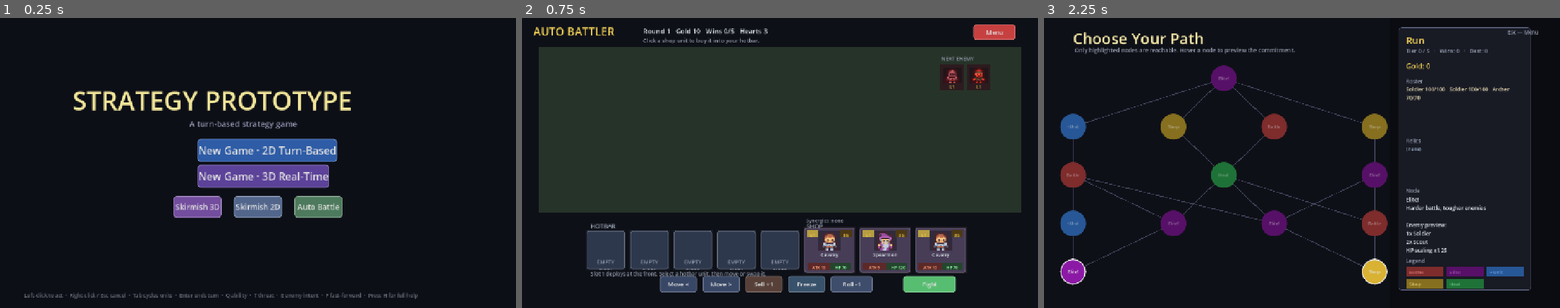
Above: before the commit, frames 1-3 (left to right).
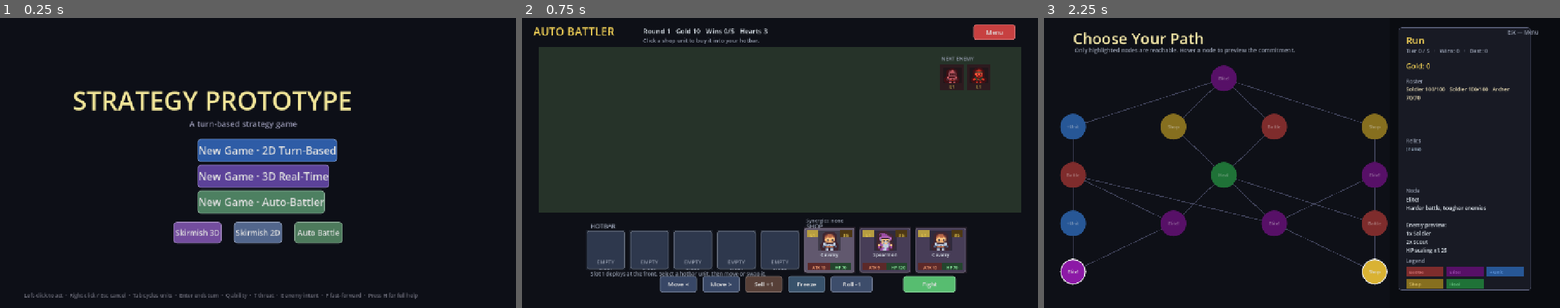
Above: after the commit, the same moments.

Repository: kabuumu/strategy-prototype
Game: Godot game, scene res://src/title/title.tscn
The game is run twice, just before and just after one commit, with the same random seed, the same clock (stepped at 60 frames per second) and the same inputs.
Inputs:
- Up to frame 1 (0.25 s): no input
- Up to frame 2 (0.75 s): click "Auto Battle" at 0.5 s
- Up to frame 3 (2.25 s): click "Menu" at 1.25 s; click "New Game · 2D Turn-Based" at 2 s

The runs differ from the first frame. In frame 1, 4.9% of the frame differs, in the area x 33-67%, y 59-78%; in frame 2, 0.8%; in frame 3, nothing differs.

Commit message:
Auto-battler as a third campaign battle mode ("auto")
New Game now offers an Auto-Battler campaign alongside 2D and 3D. Campaign
battles in this mode are auto-resolved by the auto-battler engine: your roster
deploys as regiments against the tier's enemy host, the fight plays out, and
the result reports back to GameManager just like the 2D/3D modes.

- title: "New Game · Auto-Battler" button -> battle_mode "auto".
- level_select: routes a battle node to autobattler.tscn (pending_autobattle)
  via a match on battle_mode.
- GameManager: pending_autobattle flag; battle_mode doc updated.
- autobattler.gd: campaign branch that skips the shop/hearts roguelite loop —
  _start_campaign_fight() builds player cards from the roster (advanced recruits
  and bosses fight as higher-level cards via CAMPAIGN_CARD_MAP/LEVEL) and enemy
  cards from get_battle_enemy_roster scaled by the HP multiplier; _check_fight_end
  defers to _conclude_campaign(), which writes survivors back (permadeath),
  awards gold + an elite relic, saves the run, and shows a Continue/To-Title
  result. The standalone auto-battler is unchanged.

Validated headless end-to-end: spawn (roster vs tier host), a loss (clear_run,
no gold) and a win (survivors carried, +50 gold, elite relic, run saved).

Co-Authored-By: Claude Opus 4.8 <noreply@anthropic.com>

Diff:
--- a/src/autobattler/autobattler.gd
+++ b/src/autobattler/autobattler.gd
@@ -103,8 +103,33 @@
 var _feedback: Array = []
 var _last_recap: Dictionary = {}
 
+# --- Campaign integration (battle_mode "auto") -----------------------------
+# Launched from the campaign map, the auto-battler runs a SINGLE fight — the
+# player's roster vs the tier's enemy roster — then reports the result back to
+# GameManager and returns to the map, mirroring the 2D/3D battle contract.
+# Campaign unit types are mapped onto the four auto-battler archetypes; the
+# advanced recruits / bosses fight as higher-level (stronger) cards.
+const CAMPAIGN_CARD_MAP: Dictionary = {
+	"soldier": "soldier", "archer": "archer", "scout": "scout", "healer": "healer",
+	"knight": "soldier", "guardian": "healer", "mage": "archer",
+	"warlord": "soldier", "pyromancer": "archer", "juggernaut": "healer",
+}
+const CAMPAIGN_CARD_LEVEL: Dictionary = {
+	"knight": 2, "guardian": 2, "mage": 2,
+	"warlord": 3, "pyromancer": 3, "juggernaut": 3,
+}
+var _campaign: bool = false
+var _campaign_lost: bool = false
+var _campaign_relic: String = ""
+var _campaign_gold: int = 0
+
 func _ready() -> void:
 	_rng.randomize()
+	if GameManager.pending_autobattle:
+		GameManager.pending_autobattle = false
+		_campaign = true
+		_start_campaign_fight()
+		return
 	for _i in range(TEAM_SIZE):
 		team.append({})
 	_roll_shop(true)
@@ -178,8 +203,14 @@
 	_ui_nodes.clear()
 
 	_add_label("AUTO BATTLER", 28, UITheme.GOLD, Vector2(28.0, 14.0), Vector2(250.0, 36.0))
-	_add_label("Round %d   Gold %d   Wins %d/%d   Hearts %d" % [round_no, gold, wins, MAX_WINS, hearts],
-			17, UITheme.TEXT, Vector2(300.0, 20.0), Vector2(470.0, 26.0))
+	if _campaign:
+		var et: String = "  ·  Elite" if GameManager.pending_battle_elite else ""
+		_add_label("Campaign Battle — Tier %d%s   ·   Your army vs the enemy host" % [
+				GameManager.pending_battle_tier + 1, et],
+				17, UITheme.TEXT, Vector2(300.0, 20.0), Vector2(620.0, 26.0))
+	else:
+		_add_label("Round %d   Gold %d   Wins %d/%d   Hearts %d" % [round_no, gold, wins, MAX_WINS, hearts],
+				17, UITheme.TEXT, Vector2(300.0, 20.0), Vector2(470.0, 26.0))
 	_add_button("Menu", Vector2(1120.0, 16.0), Vector2(104.0, 38.0), UITheme.RED, _on_menu)
 
 	if phase == Phase.SHOP:
@@ -213,7 +244,21 @@
 	elif phase == Phase.RESULT:
 		_add_label(_result_text, 42, UITheme.GOLD, Vector2(360.0, 530.0), Vector2(560.0, 56.0))
 		_add_recap_panel()
-		_add_button("Next Shop", Vector2(560.0, 610.0), Vector2(160.0, 46.0), UITheme.BLUE, _on_next_shop)
+		if _campaign:
+			var msg: String = ""
+			if _campaign_lost:
+				msg = "Your army was wiped out — the run ends here."
+			else:
+				msg = "+%d gold" % _campaign_gold
+				if _campaign_relic != "":
+					msg += "   ·   Relic found: %s" % String(GameManager.RELICS[_campaign_relic]["name"])
+			_add_label(msg, 16, UITheme.TEXT_MUTED, Vector2(360.0, 586.0), Vector2(560.0, 24.0))
+			if _campaign_lost:
+				_add_button("To Title", Vector2(560.0, 620.0), Vector2(160.0, 46.0), UITheme.RED, _on_menu)
+			else:
+				_add_button("Continue", Vector2(560.0, 620.0), Vector2(160.0, 46.0), UITheme.GREEN, _on_campaign_continue)
+		else:
+			_add_button("Next Shop", Vector2(560.0, 610.0), Vector2(160.0, 46.0), UITheme.BLUE, _on_next_shop)
 	elif phase == Phase.REWARD:
 		_add_label("PICK A REWARD", 34, UITheme.GOLD, Vector2(420.0, 505.0), Vector2(440.0, 46.0))
 		_add_recap_panel(Vector2(330.0, 552.0))
@@ -825,6 +870,87 @@
 	_start_abilities_applied = false
 	_speed_scale = 1.0
 
+# ---------------------------------------------------------------------------
+# Campaign single-fight (battle_mode "auto")
+# ---------------------------------------------------------------------------
+func _campaign_card(unit_type: String) -> Dictionary:
+	return {
+		"id": String(CAMPAIGN_CARD_MAP.get(unit_type, "soldier")),
+		"level": int(CAMPAIGN_CARD_LEVEL.get(unit_type, 1)),
+		"xp": 0,
+	}
+
+func _start_campaign_fight() -> void:
+	_clear_units()
+	_unit_state.clear()
+	_feedback.clear()
+	_last_recap.clear()
+	var tier: int = GameManager.pending_battle_tier
+	var elite: bool = GameManager.pending_battle_elite
+	# Player team — one regiment per campaign roster entry (remembered so the
+	# survivors can be written back with permadeath after the fight).
+	var p_cards: Array = []
+	var p_entries: Array = []
+	for entry: Dictionary in GameManager.player_roster:
+		p_cards.append(_campaign_card(String(entry["type"])))
+		p_entries.append(entry)
+	# Enemy team — the tier roster, scaled by the campaign HP multiplier.
+	var e_types: Array = GameManager.get_battle_enemy_roster(tier, elite)
+	var hp_mult: float = GameManager.get_hp_multiplier(tier, elite)
+	var e_cards: Array = []
+	for t in e_types:
+		e_cards.append(_campaign_card(String(t)))
+	var p_counts := _unit_counts(p_cards)
+	var e_counts := _unit_counts(e_cards)
+	var p_pos := _formation_positions(p_cards.size(), 0)
+	for i in range(p_cards.size()):
+		var u := _spawn_unit(p_cards[i], 0, p_pos[i], 1.0, p_counts)
+		_unit_state[u.get_instance_id()]["roster_entry"] = p_entries[i]
+		player_units.append(u)
+	var e_pos := _formation_positions(e_cards.size(), 1)
+	for i in range(e_cards.size()):
+		enemy_units.append(_spawn_unit(e_cards[i], 1, e_pos[i], hp_mult, e_counts))
+	phase = Phase.FIGHT
+	_fight_intro_timer = FIGHT_INTRO_SECONDS
+	_ai_timer = 0.0
+	_start_abilities_applied = false
+	_speed_scale = 1.0
+	_rebuild_ui()
+
+func _conclude_campaign(win: bool) -> void:
+	var tier: int = GameManager.pending_battle_tier
+	var elite: bool = GameManager.pending_battle_elite
+	_campaign_lost = not win
+	_campaign_relic = ""
+	_campaign_gold = 0
+	if win:
+		# Survivors carry forward (permadeath drops the fallen regiments).
+		var survivors: Array[Dictionary] = []
+		for u: RTUnit in player_units:
+			if is_instance_valid(u) and u.is_alive():
+				var st: Dictionary = _unit_state.get(u.get_instance_id(), {})
+				var entry = st.get("roster_entry", null)
+				if entry != null:
+					survivors.append(entry)
+		GameManager.set_roster(survivors)
+		_campaign_gold = GameManager.battle_gold_reward(tier, elite)
+		GameManager.add_gold(_campaign_gold)
+		GameManager.register_battle_won(elite)
+		if elite:
+			_campaign_relic = GameManager.grant_random_relic()
+		GameManager.save_run()
+		_result_text = "VICTORY"
+		Sfx.play("win", -7.0)
+	else:
+		GameManager.clear_run()   # permadeath — the run is over
+		_result_text = "DEFEAT"
+		Sfx.play("lose", -7.0)
+	phase = Phase.RESULT
+	_rebuild_ui()
+
+func _on_campaign_continue() -> void:
+	get_tree().change_scene_to_file("res://src/level_select/level_select.tscn")
+
 func _spawn_unit(card: Dictionary, team_id: int, pos: Vector2, hp_mult: float, synergy_counts: Dictionary = {}) -> RTUnit:
 	var u: RTUnit = RTUnit.new()
 	add_child(u)
@@ -1034,6 +1160,9 @@
 	if p_alive and e_alive:
 		return false
 	_build_recap(p_alive, e_alive)
+	if _campaign:
+		_conclude_campaign(p_alive and not e_alive)
+		return true
 	if p_alive and not e_alive:
 		wins += 1
 		_result_text = "WIN"
--- a/src/level_select/level_select.gd
+++ b/src/level_select/level_select.gd
@@ -387,11 +387,15 @@
 			GameManager.pending_battle_tier  = tier
 			GameManager.pending_battle_elite = node_data["type"] == "elite_battle"
 			# Route to the run's chosen battle style.
-			if GameManager.battle_mode == "3d":
-				GameManager.pending_skirmish = true
-				get_tree().change_scene_to_file("res://src/skirmish3d/skirmish3d.tscn")
-			else:
-				get_tree().change_scene_to_file("res://src/battle/battle.tscn")
+			match GameManager.battle_mode:
+				"3d":
+					GameManager.pending_skirmish = true
+					get_tree().change_scene_to_file("res://src/skirmish3d/skirmish3d.tscn")
+				"auto":
+					GameManager.pending_autobattle = true
+					get_tree().change_scene_to_file("res://src/autobattler/autobattler.tscn")
+				_:
+					get_tree().change_scene_to_file("res://src/battle/battle.tscn")
 		"gain_unit":
 			_show_unit_select_popup()
 		"shop":
--- a/src/title/title.gd
+++ b/src/title/title.gd
@@ -44,6 +44,9 @@
 	y += 64.0
 	_add_menu_button("New Game · 3D Real-Time", Vector2(490.0, y), Vector2(300.0, 58.0),
 		Color(0.36, 0.26, 0.60), _on_new_game_3d)
+	y += 64.0
+	_add_menu_button("New Game · Auto-Battler", Vector2(490.0, y), Vector2(300.0, 58.0),
+		Color(0.30, 0.50, 0.38), _on_new_game_auto)
 	y += 78.0
 
 	# Skirmishes are self-contained battle modes, no campaign state touched.
@@ -94,7 +97,7 @@
 func _start_new_game(mode: String) -> void:
 	GameManager.clear_run()   # discard any in-progress run
 	GameManager.reset()
-	GameManager.battle_mode = mode   # "2d" hex turn-based or "3d" real-time
+	GameManager.battle_mode = mode   # "2d" hex turn-based / "3d" real-time / "auto" auto-battler
 	get_tree().change_scene_to_file("res://src/level_select/level_select.tscn")
 
 func _on_new_game_2d() -> void:
@@ -102,6 +105,9 @@
 
 func _on_new_game_3d() -> void:
 	_start_new_game("3d")
+
+func _on_new_game_auto() -> void:
+	_start_new_game("auto")
 
 func _on_continue() -> void:
 	if GameManager.load_run():
Not shown, changed: CLAUDE.md
